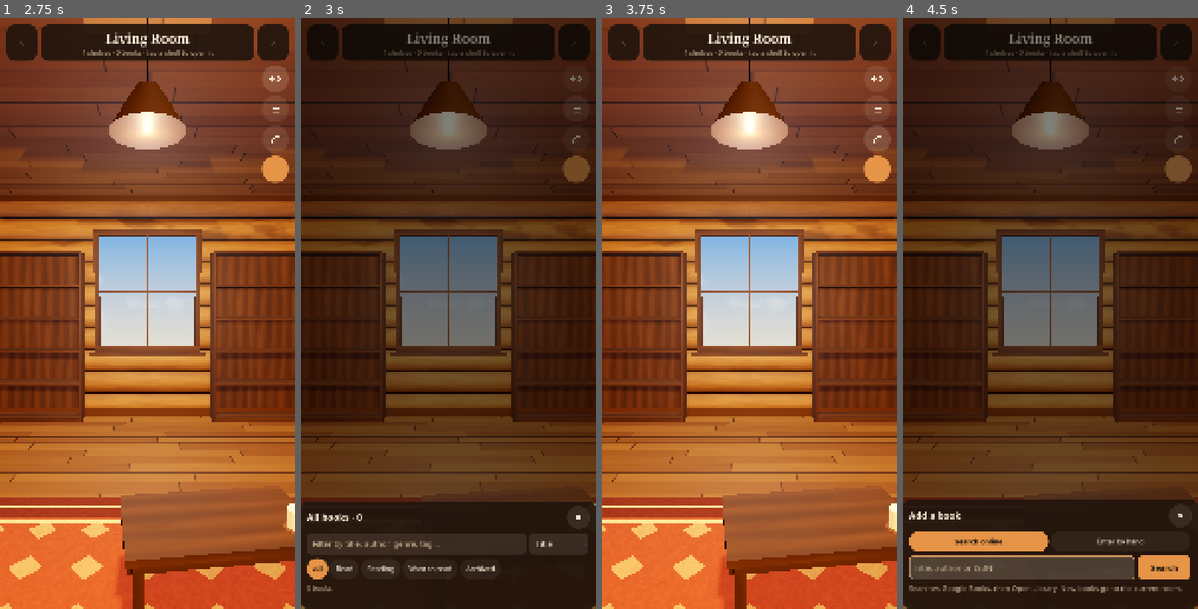
Above: before the commit, frames 1-4 (left to right).
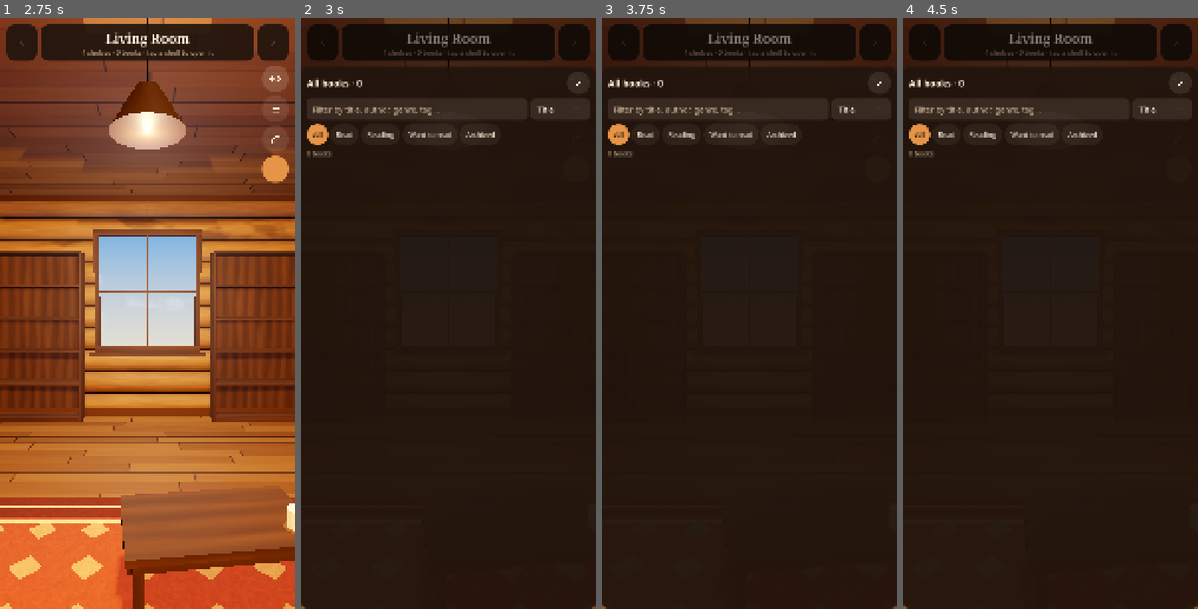
Above: after the commit, the same moments.

Repository: TheGoobsy/shelfcontrol
Game: Godot game, scene res://scenes/main.tscn
The game is run twice, just before and just after one commit, with the same random seed, the same clock (stepped at 60 frames per second) and the same inputs.
Inputs (mouse positions are in pixels of both pictures, inside the frame that each line leads up to):
- Up to frame 1 (2.75 s): click (147, 41) at 0.52 s; click "Style" at 1.25 s; click (274, 77) at 2.02 s
- Up to frame 2 (3 s): click (575, 106) at 2.77 s
- Up to frame 3 (3.75 s): click (876, 136) at 3.52 s
- Up to frame 4 (4.5 s): click (1177, 171) at 4.27 s

Frame 1 is identical in both runs. In frame 2, 53% of the frame differs, in the area x 0-100%, y 8-97%; in frame 3, 94%, in the area x 0-100%, y 0-100%; in frame 4, 58%.

Commit message:
All books: the filter header stays put while the list scrolls
The search field, sort, status chips and count move into a new sticky area
above the sheet's ScrollContainer, so they no longer scroll away from a long
list. Sheets can now also be opened at a fixed height: the all-books sheet
uses it so filtering 62 books down to one no longer resizes the sheet under
the reader's thumb, and changing the query, sort or status resets the list to
its first row.

Co-Authored-By: Claude Opus 5 (1M context) <noreply@anthropic.com>

Diff:
--- a/scripts/ui/dialogs.gd
+++ b/scripts/ui/dialogs.gd
@@ -912,7 +912,8 @@
 
 
 func open_all_books() -> void:
-	var c := hud.open_sheet(tr("All books · %d") % Library.book_count(), 0.92)
+	var c := hud.open_sheet(tr("All books · %d") % Library.book_count(), 0.92, true)
+	var head := hud.sheet_header()
 	var r := hud.row()
 	var field := LineEdit.new()
 	field.placeholder_text = tr("Filter by title, author, genre, tag…")
@@ -929,7 +930,7 @@
 		if sorts[i][0] == _books_sort:
 			sort.selected = i
 	r.add_child(sort)
-	c.add_child(r)
+	head.add_child(r)
 	var count := hud.label("", "SubLabel")
 	var list := VBoxContainer.new()
 	list.add_theme_constant_override("separation", 8)
@@ -954,19 +955,22 @@
 	for k in Library.STATUS_KEYS:
 		if k != "":
 			status_opts.append([k, Library.STATUS_LABELS[k]])
-	hud.segmented(c, status_opts, _books_status, func(k):
+	hud.segmented(head, status_opts, _books_status, func(k):
 		_books_status = k
 		state["limit"] = 40
+		hud.sheet_scroll.scroll_vertical = 0
 		refresh.call(), true)
-	c.add_child(count)
+	head.add_child(count)
 	c.add_child(list)
 	c.add_child(more)
 	field.text_changed.connect(func(t: String):
 		_books_query = t
 		state["limit"] = 40
+		hud.sheet_scroll.scroll_vertical = 0
 		refresh.call())
 	sort.item_selected.connect(func(i: int):
 		_books_sort = sorts[i][0]
+		hud.sheet_scroll.scroll_vertical = 0
 		refresh.call())
 	more.pressed.connect(func():
 		state["limit"] += 40
--- a/scripts/ui/hud.gd
+++ b/scripts/ui/hud.gd
@@ -43,6 +43,7 @@
 var sheet_title: Label
 var sheet_content: VBoxContainer
 var sheet_scroll: ScrollContainer
+var sheet_header_box: VBoxContainer
 var dialogs: Dialogs
 
 var sans: Font
@@ -714,6 +715,11 @@
 	close.custom_minimum_size = Vector2(84, 84)
 	close.pressed.connect(close_sheet)
 	head.add_child(close)
+	sheet_header_box = VBoxContainer.new()
+	sheet_header_box.size_flags_horizontal = Control.SIZE_EXPAND_FILL
+	sheet_header_box.add_theme_constant_override("separation", 14)
+	sheet_header_box.visible = false
+	vb.add_child(sheet_header_box)
 	sheet_scroll = ScrollContainer.new()
 	sheet_scroll.horizontal_scroll_mode = ScrollContainer.SCROLL_MODE_DISABLED
 	sheet_scroll.size_flags_vertical = Control.SIZE_EXPAND_FILL
@@ -730,13 +736,19 @@
 	pad.add_child(sheet_content)
 
 var _sheet_max_h := 400.0
+var _sheet_fixed := false
 var _kb_h := 0.0
 var _bottom_inset := 0.0
 
-func open_sheet(title: String, height_frac := 0.55) -> VBoxContainer:
+func open_sheet(title: String, height_frac := 0.55, fixed_height := false) -> VBoxContainer:
 	for c in sheet_content.get_children():
 		sheet_content.remove_child(c)
 		c.queue_free()
+	for c in sheet_header_box.get_children():
+		sheet_header_box.remove_child(c)
+		c.queue_free()
+	sheet_header_box.visible = false
+	_sheet_fixed = fixed_height
 	sheet_title.text = tr(title)
 	var h := get_viewport().get_visible_rect().size.y * height_frac
 	sheet.offset_top = 0
@@ -752,6 +764,11 @@
 	tw.tween_property(sheet, "modulate:a", 1.0, 0.15)
 	return sheet_content
 
+## Rows that stay put while the rest of the sheet scrolls: search fields, filters, counts.
+func sheet_header() -> VBoxContainer:
+	sheet_header_box.visible = true
+	return sheet_header_box
+
 ## Sheets size to their content: no empty space below short menus, a scrollbar for long ones.
 ## height_frac from open_sheet is the maximum. On phones the on-screen keyboard slides over the
 ## sheet, so the sheet is lifted by the keyboard height and its maximum shrinks accordingly.
@@ -765,8 +782,14 @@
 	if absf(sheet.offset_bottom + lift) >= 0.5:
 		sheet.offset_bottom = -lift
 	var room := canvas_h - lift - 260.0
+	var head_h := 0.0
+	if sheet_header_box.visible:
+		head_h = sheet_header_box.get_combined_minimum_size().y + 14.0
 	var content_h := sheet_content.get_combined_minimum_size().y + 28.0
-	var want := clampf(minf(content_h, _sheet_max_h), 120.0, maxf(120.0, room))
+	# fixed_height sheets keep the tallest size they are allowed, so filtering a list
+	# never resizes the sheet under the reader's thumb
+	var cap := minf(_sheet_max_h, room) - head_h
+	var want := clampf(cap if _sheet_fixed else minf(content_h, _sheet_max_h - head_h), 120.0, maxf(120.0, room - head_h))
 	if absf(sheet_scroll.custom_minimum_size.y - want) >= 0.5:
 		sheet_scroll.custom_minimum_size = Vector2(0, want)
 	if kb_changed and kb > 0.0:
